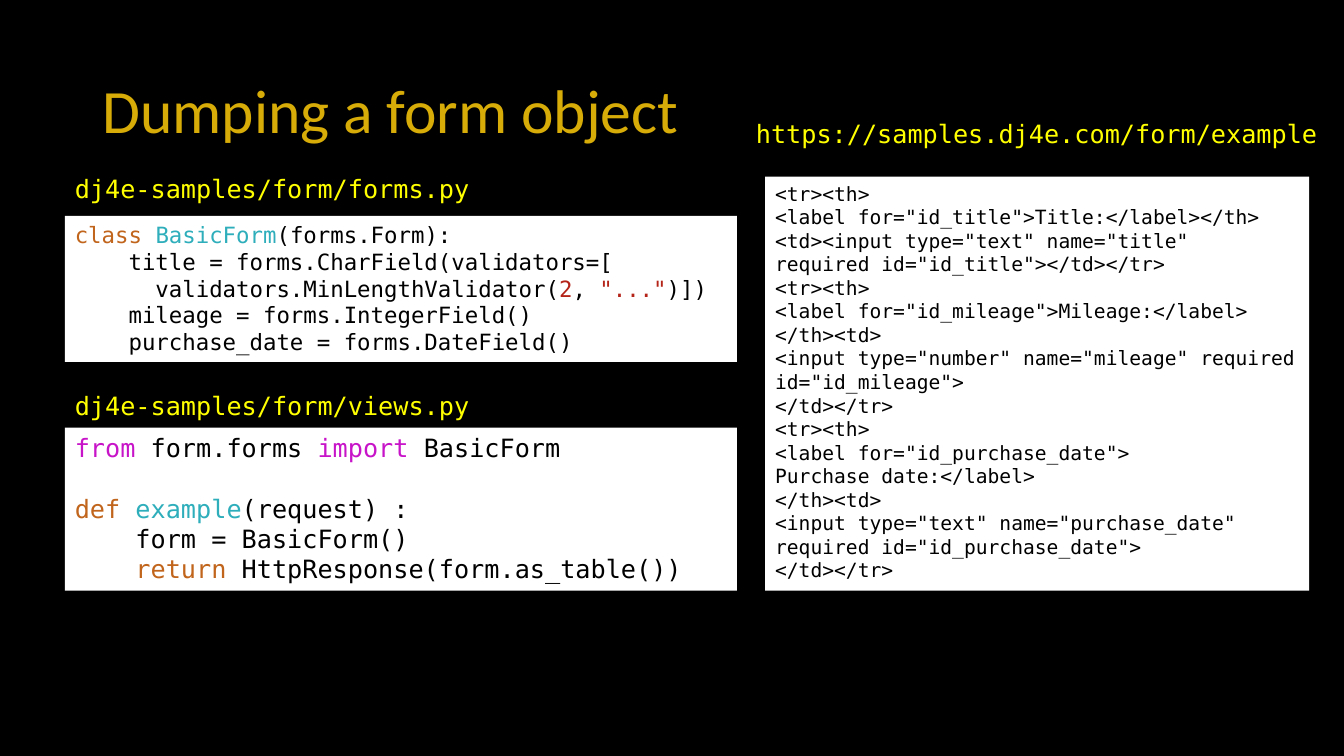
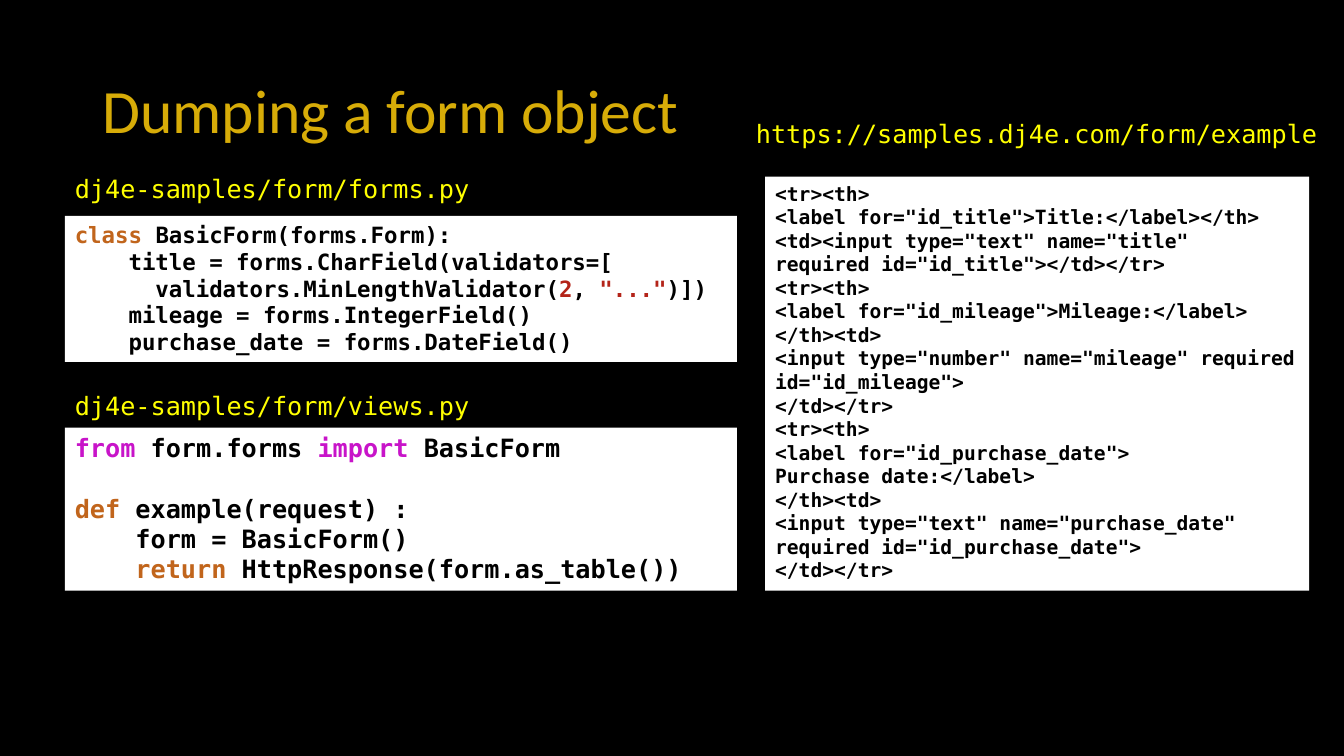
Before and after one commit to csev/dj4e, a slide deck: slide 11 of lectures/DJ-11-Forms-Django.pptx. Drawn at 1344x756 pixels with LibreOffice and Linux fonts; fonts in the diff are those of the drawing. Boxes give left, top, right and bottom in pixels: in the first picture for what was removed or moved away, otherwise in the second. Text is boxed around its words. In the diff, an @@ line names an element or a change of style, - is before the commit and + after.

```diff
--- a/lectures/DJ-11-Forms-Django.pptx
+++ b/lectures/DJ-11-Forms-Django.pptx
@@ rectangle "<tr><th>" at (x1=765, y1=176, x2=1310, y2=591): bold on @@
@@ rectangle "class BasicForm(forms.Form):" at (x1=65, y1=216, x2=737, y2=362): text colour #2EAEBB to #000000 in "BasicForm(forms.Form):"; bold on @@
@@ rectangle "from form.forms import BasicForm" at (x1=65, y1=427, x2=737, y2=591): bold on; text colour #2EAEBB to #000000 in "example(request)" @@
```
Also in this commit, not shown: 18 other slides changed, 5 other files.
